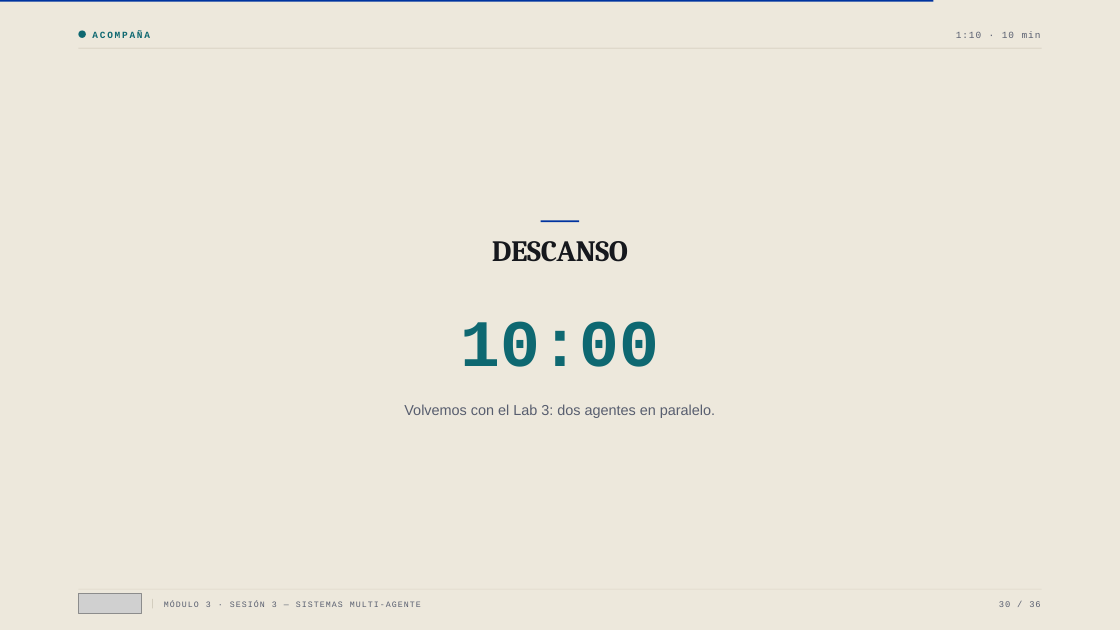
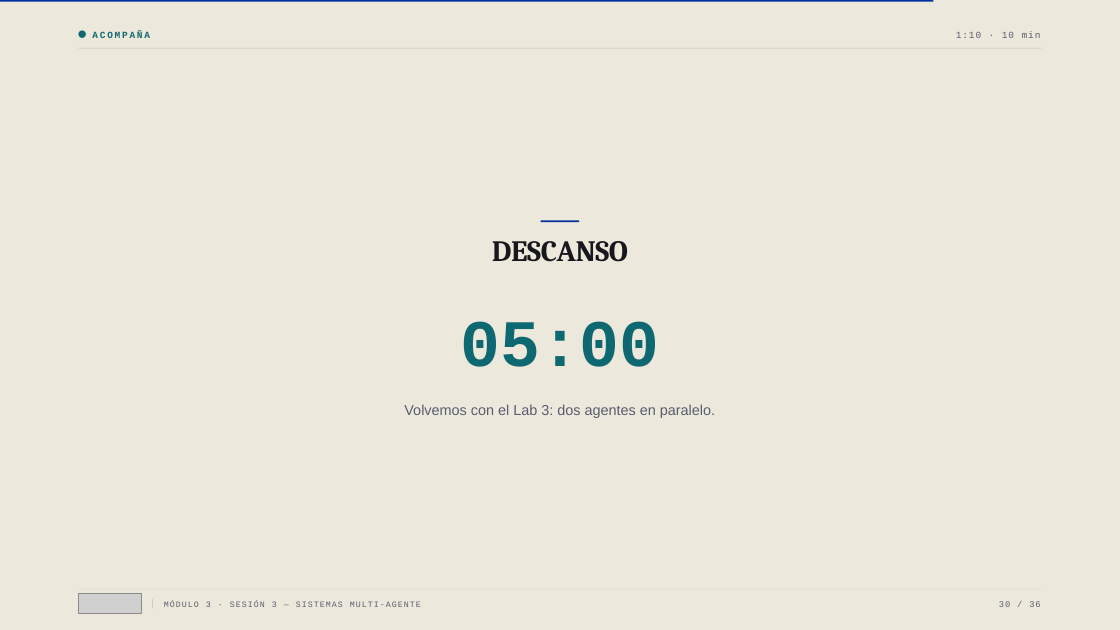
Before and after one commit to next-gen-coding/modulo3, a slide deck: slide 38 of slides/pptx/m3-sesion3-sistemas-multiagente.pptx (slide 30 before the commit). Drawn at 1120x630 pixels with LibreOffice and Linux fonts; fonts in the diff are those of the drawing; grey boxes stand for pictures. Boxes give left, top, right and bottom in pixels: in the first picture for what was removed or moved away, otherwise in the second. Text is boxed around its words. In the diff, an @@ line names an element or a change of style, - is before the commit and + after.

```diff
--- a/slides/pptx/m3-sesion3-sistemas-multiagente.pptx
+++ b/slides/pptx/m3-sesion3-sistemas-multiagente.pptx
@@ text at box(460, 321, 659, 367): text changed @@
-10:00
+05:00
```
Also in this commit, not shown: 2 other slides changed, 8 slides added, 9 other files.
